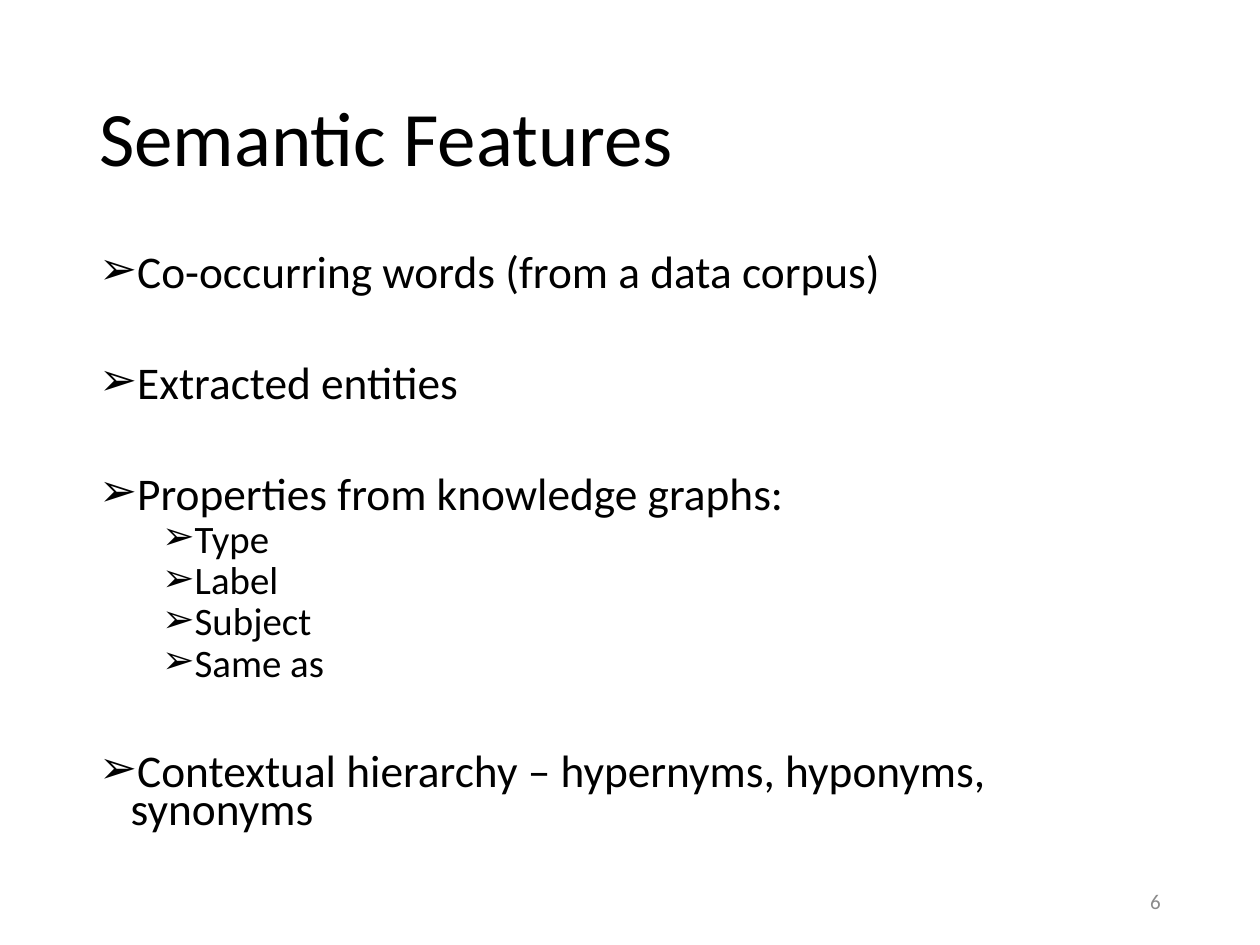
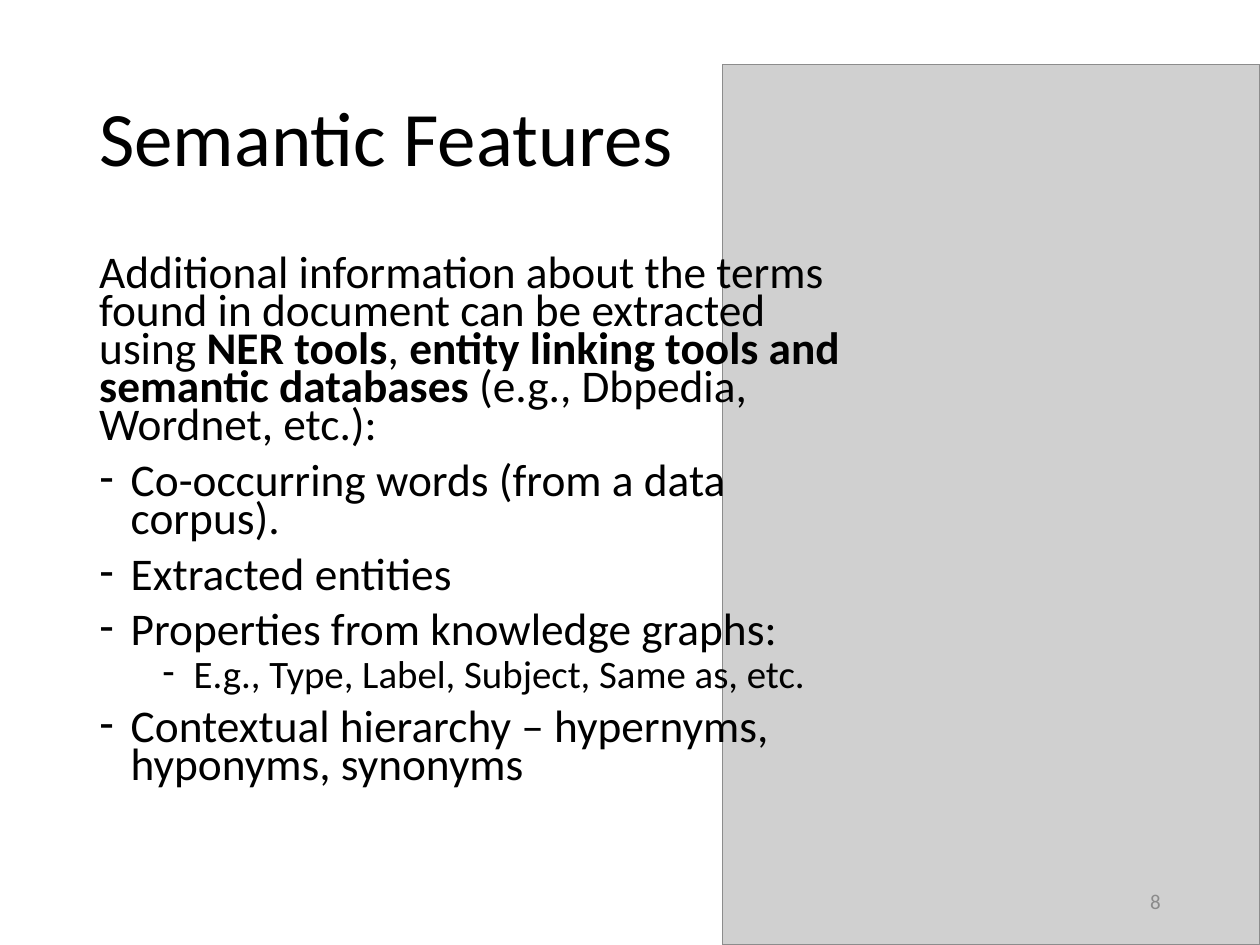
Before and after one commit to evhart/smasac-tutorial, a slide deck: slide 8 of slides/pptx/4-classification.pptx (slide 6 before the commit). Drawn at 1260x945 pixels with LibreOffice and Linux fonts; fonts in the diff are those of the drawing; grey boxes stand for pictures. Boxes give left, top, right and bottom in pixels: in the first picture for what was removed or moved away, otherwise in the second. Text is boxed around its words. In the diff, an @@ line names an element or a change of style, - is before the commit and + after.

```diff
--- a/slides/pptx/4-classification.pptx
+++ b/slides/pptx/4-classification.pptx
@@ picture added at <box>723,64,1260,945</box> @@
@@ text at <box>99,250,840,542</box>: text changed @@
-➢ Co-occurring words (from a data corpus)
+Additional information about the terms found in document can be extracted using NER tools, entity linking tools and semantic databases (e.g., Dbpedia, Wordnet, etc.):
+– Co-occurring words (from a data corpus).
@@ text at <box>131,558,776,788</box>: bullet ➢ to - @@
@@ text at <box>194,655,805,697</box>: text changed @@
-  ➢ Type
-  ➢ Label
-  ➢ Subject
-  ➢ Same as
+  – E.g., Type, Label, Subject, Same as, etc.
@@ page number at <box>1150,895,1161,909</box>: text changed @@
-6
+8
```
Also in this commit, not shown: 11 other slides changed, 8 slides added, 1 other file.
